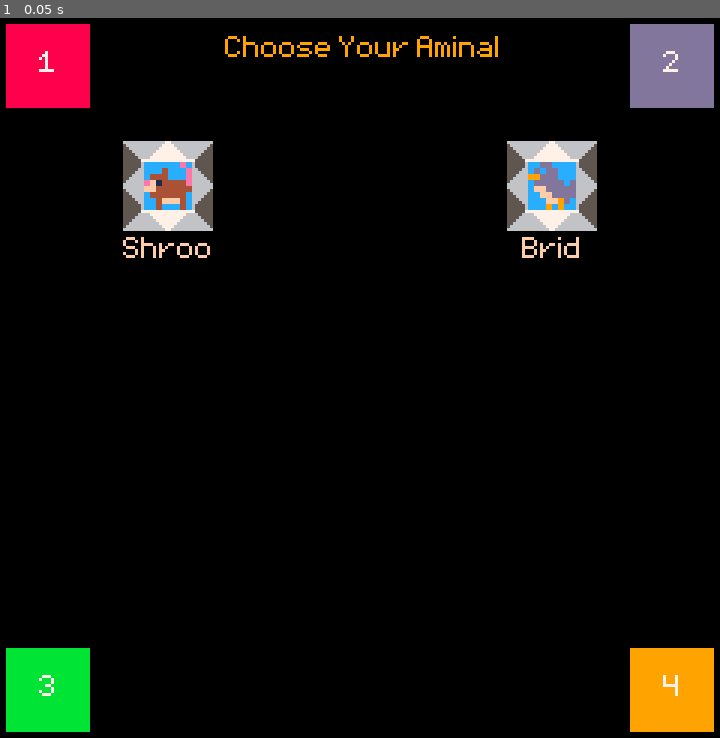
Above: before the commit, frame 1.
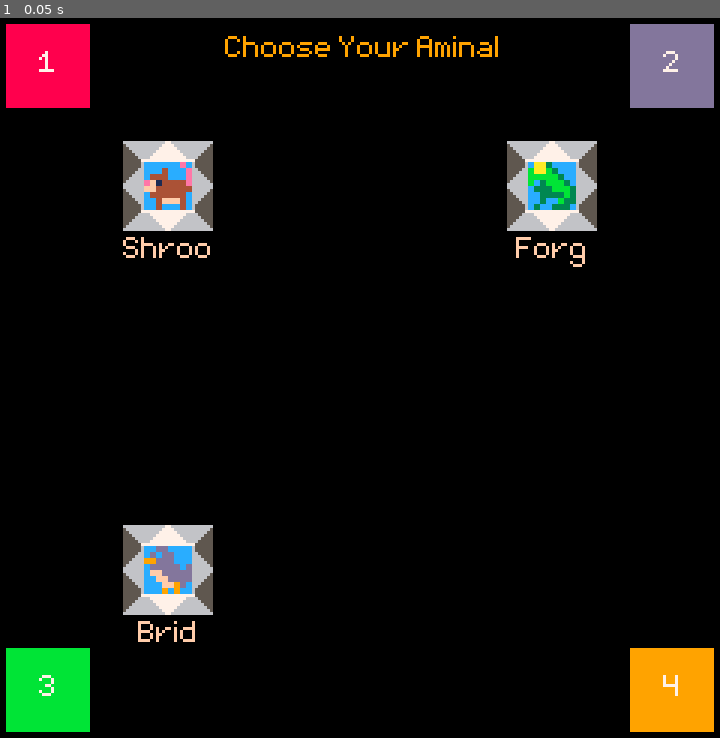
Above: after the commit, the same moment.

Repository: sealgair/ForestFiends
Game: Godot game, scene res://screens/character_select/CharacterSelect.tscn
Same seed, same stepped clock (60 frames per second), same inputs: the game is played once before the commit and once after it.
Inputs:
- Up to frame 1 (0.05 s): no input

The runs differ from the first frame. In frame 1, 2.1% of the frame differs, in the area x 17-82%, y 20-87%.

Commit message:
forg can jump

Diff:
--- /dev/null
+++ b/characters/Forg.gd
@@ -0,0 +1,44 @@
+extends "Player.gd"
+
+var jump_time = 0
+var max_jump = -300
+
+# Called when the node enters the scene tree for the first time.
+func _ready():
+	._ready()
+	run_speed = 150
+	jump_speed = -50
+
+
+func get_species():
+	return "Forg"
+
+
+func special():
+	if is_on_floor():
+		jumping = true
+		jump_time = 0.2
+		velocity.y = jump_speed
+
+
+func walk():
+	self.velocity.x = 0
+	var x = Input.get_axis(inputs['left'], inputs['right'])
+	if x != 0:
+		$AnimatedSprite.flip_h = x > 0
+	if jumping:
+		var f = 1
+		if not $AnimatedSprite.flip_h:
+			f = -1
+		velocity.x += f * run_speed
+		if Input.is_action_pressed(inputs['special']) and jump_time > 0:
+			velocity.y += jump_speed
+			velocity.y = max(max_jump, velocity.y)
+
+
+func _process(delta):
+	._process(delta)
+	if is_on_floor():
+		jump_time = 0
+	else:
+		jump_time = max(jump_time - delta, 0)
--- /dev/null
+++ b/characters/Forg.tscn
@@ -0,0 +1,78 @@
+[gd_scene load_steps=14 format=2]
+
+[ext_resource path="res://characters/Player.tscn" type="PackedScene" id=1]
+[ext_resource path="res://characters/Forg.gd" type="Script" id=2]
+[ext_resource path="res://art/decay.png" type="Texture" id=3]
+[ext_resource path="res://main/PalletSwap.gdshader" type="Shader" id=4]
+[ext_resource path="res://art/forg.png" type="Texture" id=5]
+
+[sub_resource type="ShaderMaterial" id=22]
+resource_local_to_scene = true
+shader = ExtResource( 4 )
+shader_param/palette = 0
+shader_param/palette_length = 4
+
+[sub_resource type="AtlasTexture" id=24]
+atlas = ExtResource( 5 )
+region = Rect2( 32, 16, 16, 16 )
+
+[sub_resource type="AtlasTexture" id=25]
+atlas = ExtResource( 5 )
+region = Rect2( 48, 16, 16, 16 )
+
+[sub_resource type="AtlasTexture" id=20]
+atlas = ExtResource( 3 )
+region = Rect2( 0, 0, 16, 16 )
+
+[sub_resource type="AtlasTexture" id=21]
+atlas = ExtResource( 3 )
+region = Rect2( 16, 0, 16, 16 )
+
+[sub_resource type="AtlasTexture" id=26]
+atlas = ExtResource( 5 )
+region = Rect2( 0, 16, 16, 16 )
+
+[sub_resource type="AtlasTexture" id=27]
+atlas = ExtResource( 5 )
+region = Rect2( 16, 16, 16, 16 )
+
+[sub_resource type="SpriteFrames" id=23]
+resource_local_to_scene = true
+animations = [ {
+"frames": [ SubResource( 24 ) ],
+"loop": false,
+"name": "attack",
+"speed": 10.0
+}, {
+"frames": [ SubResource( 25 ) ],
+"loop": true,
+"name": "dead",
+"speed": 5.0
+}, {
+"frames": [ SubResource( 20 ), SubResource( 21 ) ],
+"loop": false,
+"name": "decay",
+"speed": 10.0
+}, {
+"frames": [ SubResource( 26 ) ],
+"loop": true,
+"name": "idle",
+"speed": 5.0
+}, {
+"frames": [ SubResource( 27 ) ],
+"loop": true,
+"name": "jump",
+"speed": 5.0
+}, {
+"frames": [  ],
+"loop": true,
+"name": "walk",
+"speed": 5.0
+} ]
+
+[node name="Forg" instance=ExtResource( 1 )]
+script = ExtResource( 2 )
+
+[node name="AnimatedSprite" parent="." index="0"]
+material = SubResource( 22 )
+frames = SubResource( 23 )
--- a/characters/Player.gd
+++ b/characters/Player.gd
@@ -62,13 +62,16 @@
 	attackNode = weakref(instance)
 	$AnimatedSprite.play("attack")
 
+func walk():
+	velocity.x = 0
+	var x = Input.get_axis(inputs['left'], inputs['right'])
+	velocity.x += x * run_speed
+	if x != 0:
+		$AnimatedSprite.flip_h = x > 0
+
 func get_input():
-	velocity.x = 0
 	if not dead:
-		var x = Input.get_axis(inputs['left'], inputs['right'])
-		velocity.x += x * run_speed
-		if x != 0:
-			$AnimatedSprite.flip_h = x < 0
+		walk()
 
 		if Input.is_action_just_pressed(inputs['special']):
 			special()
@@ -78,10 +81,10 @@
 
 
 func _physics_process(delta):
+	if jumping and is_on_floor():
+		jumping = false
 	get_input()
 	velocity.y += gravity * delta
-	if jumping and is_on_floor():
-		jumping = false
 	velocity = move_and_slide(velocity, Vector2(0, -1))
 
 	# use transform not position so as not to break physics
@@ -103,11 +106,6 @@
 		return "idle"
 
 func _process(delta):
-	if velocity.x >= 1:
-		$AnimatedSprite.flip_h = true
-	if velocity.x <= -1:
-		$AnimatedSprite.flip_h = false
-
 	if not dead:
 		$AnimatedSprite.animation = get_animation()
 		var an = attackNode.get_ref()
--- a/main/Global.gd
+++ b/main/Global.gd
@@ -3,6 +3,7 @@
 var species = {
 	'Shroo': load("res://characters/Shroo.tscn"),
 	'Brid': load("res://characters/Brid.tscn"),
+	'Forg': load("res://characters/Forg.tscn"),
 }
 var screens = {
 	'select': "res://screens/character_select/CharacterSelect.tscn",
--- a/screens/character_select/CharacterSelect.tscn
+++ b/screens/character_select/CharacterSelect.tscn
@@ -22,7 +22,7 @@
 
 [node name="Selector3" parent="." instance=ExtResource( 4 )]
 position = Vector2( 176, 48 )
-species = "Brid"
+species = "Forg"
 
 [node name="Selector4" parent="." instance=ExtResource( 4 )]
 position = Vector2( 48, 112 )
@@ -35,6 +35,7 @@
 
 [node name="Selector7" parent="." instance=ExtResource( 4 )]
 position = Vector2( 48, 176 )
+species = "Brid"
 
 [node name="Selector8" parent="." instance=ExtResource( 4 )]
 position = Vector2( 112, 176 )
--- a/screens/victory/Victory.gd
+++ b/screens/victory/Victory.gd
@@ -9,7 +9,6 @@
 	return a.points < b.points
 
 func _ready():
-#	player_data = player_data.duplicate(true)  # keep it around for posterity (restarting the match)
 	var column = get_viewport_rect().size.x / players.size()
 	var x = 0
 	players.sort_custom(self, 'score_sorter')
Binary file added: art/forg.png
Not shown, added: art/forg.png.import
Not shown, removed: aminals.png.pxo
Not shown, added: art/aminals.png.pxo
Not shown, added: art/forg.pxo
